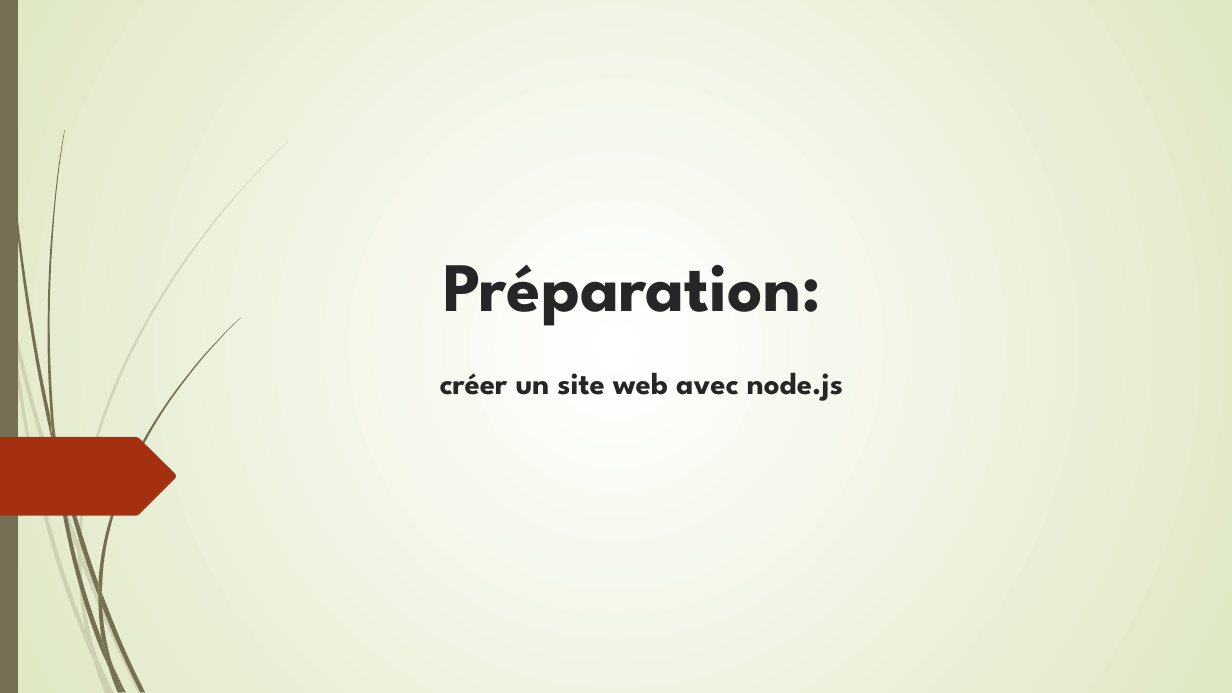
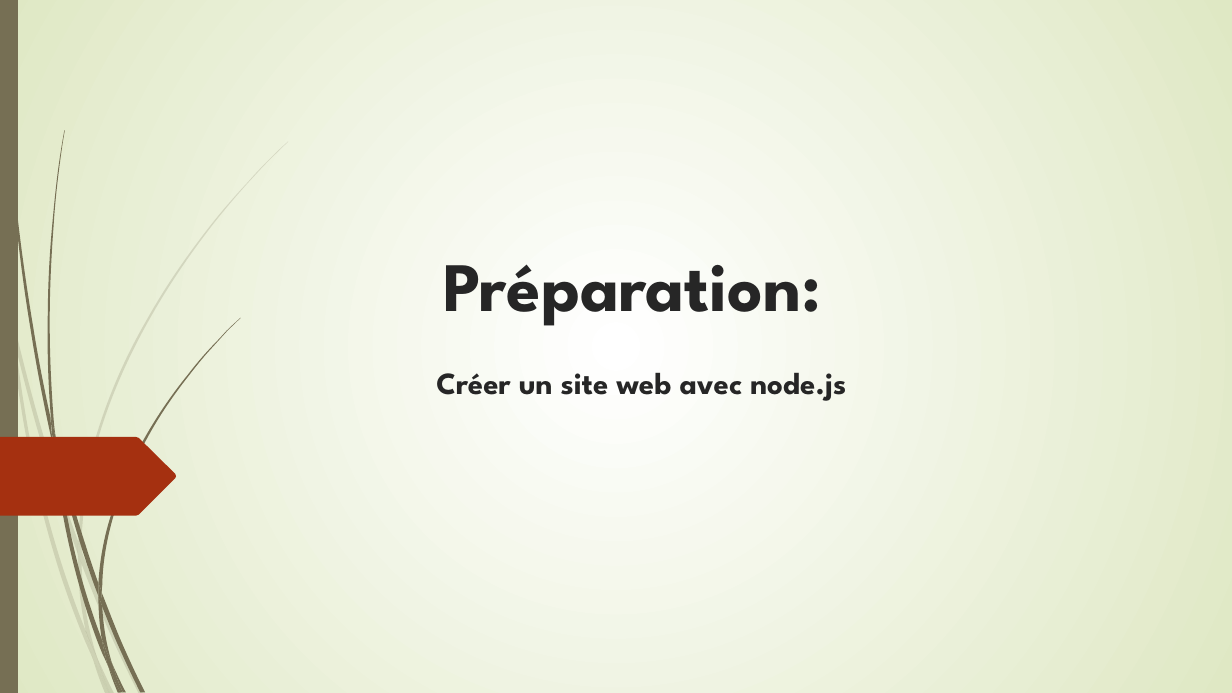
Before and after one commit to battilanah/presentation, a slide deck: slide 1 of presentation.odp. Drawn at 1232x693 pixels with LibreOffice and Linux fonts; fonts in the diff are those of the drawing. Boxes give left, top, right and bottom in pixels: in the first picture for what was removed or moved away, otherwise in the second. Text is boxed around its words. In the diff, an @@ line names an element or a change of style, - is before the commit and + after.

```diff
--- a/presentation.odp
+++ b/presentation.odp
@@ title at (436,264,846,401): text changed @@
-Préparation:
-créer un site web avec node.js
+Préparation:
+Créer un site web avec node.js
```
Also in this commit, not shown: 3 other slides changed, 1 slide added, 1 slide removed.
